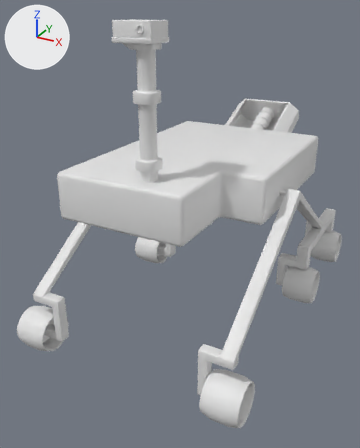
Two versions of the FBX model Assets/Art/rover/rover.fbx, one commit apart.
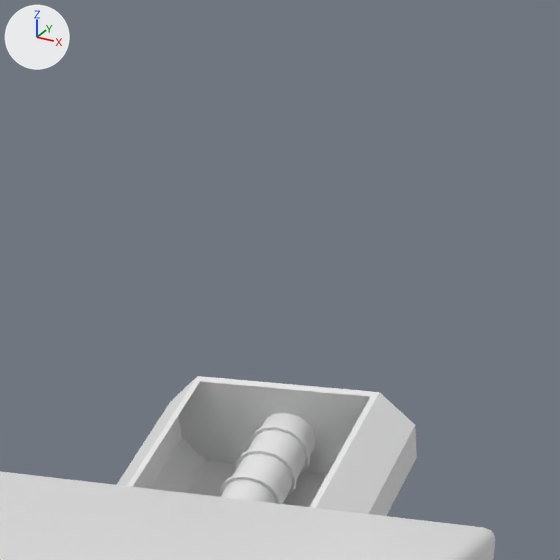
Old and new are each drawn whole from a 50 mm lens placed at (0.0336, -0.0686, 0.0487), pointed at (-0.0026, -0.0029, 0.0158) and again close up on the part from 55% to 93% of the width and 1% to 32% of the height. Arrows for +X, +Y and +Z are at upper left; the lights stay in place. The first two pictures are the older version. Where no turn or scale is listed for an object, it has been applied to the vertices.
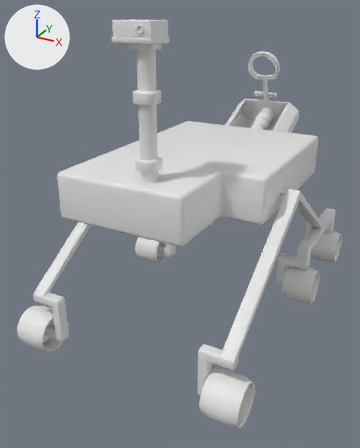
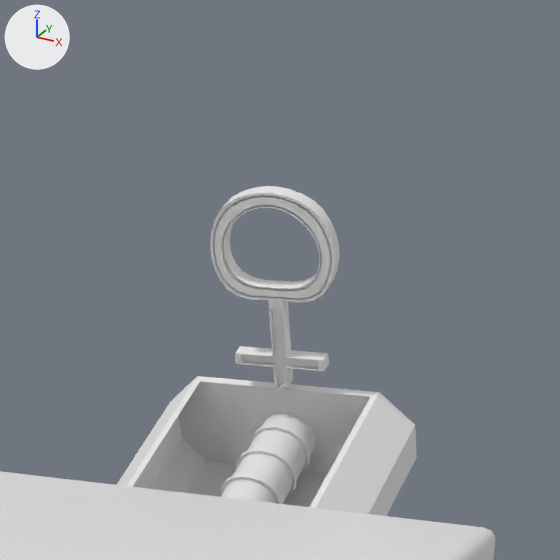
Where the newer file only moved an object's origin or applied its transform, the numbers keep the older frame.

What differs and where, as boxes [x1, y1, x2, y2] in the close-ups (560 x 560 px):
'Cube', reshaped
    before: [0, 376, 495, 560]
    after: [0, 186, 495, 560]
part 1 of me_cube_011, added
    after: [210, 186, 339, 393]

Diff of the bpy script that builds the scene:
```diff
--- a/Assets/Art/rover/rover.fbx.py
+++ b/Assets/Art/rover/rover.fbx.py
@@ me_cube_011 @@
 # used by ob_cube; location = (0.0, 0.0, 0.0)
-me_cube_011.from_pydata(...)  # 4797 vertices, 4738 faces; spans x -0.0182..0.0178, y -0.026..0.0305, z 0.0..0.047
+me_cube_011.from_pydata(...)  # 5505 vertices, 5446 faces; spans x -0.0182..0.0178, y -0.026..0.0305, z 0.0..0.047
+# me_cube_011 part 1: a new loose piece of 708 vertices spanning x -0.003..0.0031, y 0.0237..0.0282, z 0.0309..0.0407
```
